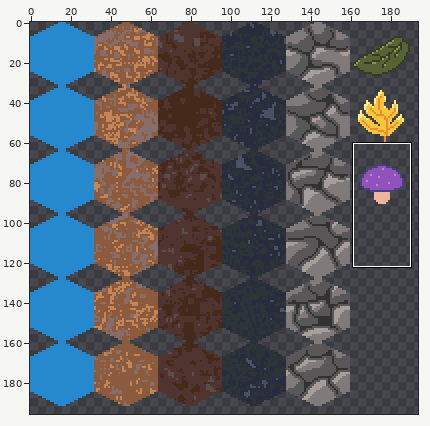
A sprite sheet gets an edit: content/tiles.png. The first picture is a wide view before the edit; the outline marks the close-up.
Close-up. Before the commit:
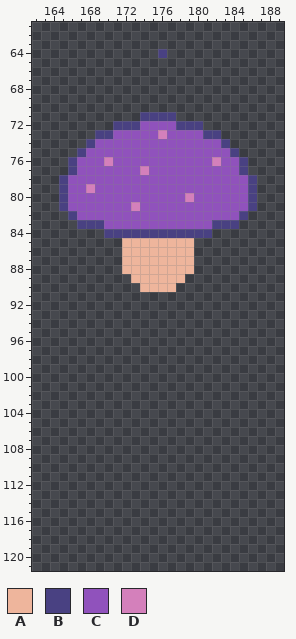
The file is 256x256 pixels. Colours within 5 levels of each other are drawn and written as one. Shown: x 162..189, y 61..121. The wide view leaves out empty margins.
Palette (. is transparent): A #eeb59c  B #494182  C #9052bc  D #d480bb
Pixels before, first column x 165:
64 ...........B..........
65 ......................
66 ......................
67 ......................
68 ......................
69 ......................
70 ......................
71 .........BBBB.........
72 ......BBBCCCCBBB......
73 ....BBCCCCCDCCCCBB....
74 ...BCCCCCCCCCCCCCCB...
75 ..BCCCCCCCCCCCCCCCCB..
76 .BCCCDCCCCCCCCCCCDCCB.
77 .BCCCCCCCDCCCCCCCCCCB.
78 BCCCCCCCCCCCCCCCCCCCCB
79 BCCDCCCCCCCCCCCCCCCCCB
80 BCCCCCCCCCCCCCDCCCCCCB
81 BCCCCCCCDCCCCCCCCCCCCB
82 .BCCCCCCCCCCCCCCCCCCB.
83 ..BBBCCCCCCCCCCCCBBB..
84 .....BBBBBBBBBBBB.....
85 .......AAAAAAAA.......
86 .......AAAAAAAA.......
87 .......AAAAAAAA.......
88 .......AAAAAAAA.......
89 ........AAAAAA........
90 .........AAAA.........
The result:
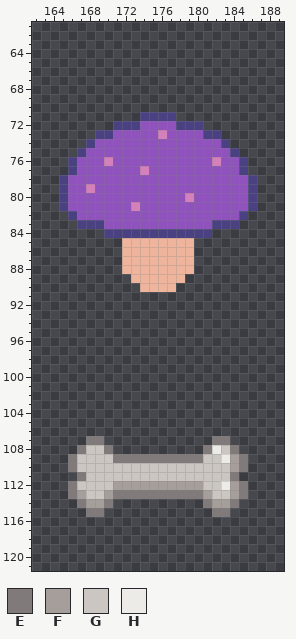
Colours new in this view: E #807b7a  F #a69e9a  G #cbc6c1  H #ecebe7
Commit message: Add bone food.
Changes in this commit:
y 64: x 176 B -> .
y 107: x 168..169 .. -> EE; x 182..183 .. -> EE
y 108: x 167..170 .... -> EGGE; x 181..184 .... -> EHGE
y 109: x 166..185 .................... -> EGGGGEEEEEEEEEEGGHFE
y 110: x 166..185 .................... -> EGGGGGGGGGGGGGGGGGFE
y 111: x 167..184 .................. -> EGGGGGGGGGGGGGGGGE
y 112: x 166..185 .................... -> EGGGGFFFFFFFFFFGGHFE
y 113: x 166..185 .................... -> EFGGFEEEEEEEEEEFGGFE
y 114: x 167..170 .... -> EFFE; x 181..184 .... -> EFFE
y 115: x 168..169 .. -> EE; x 182..183 .. -> EE
Pixel boxes of the changes (left, top, right, bottom) in both close-ups:
erased: (158, 49, 167, 58)
added: (68, 436, 248, 517)
